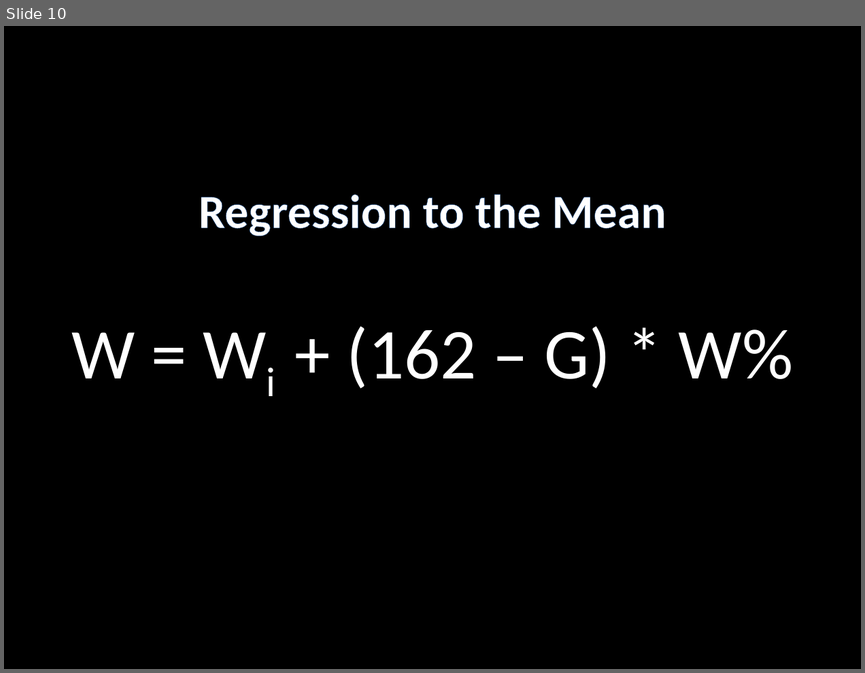
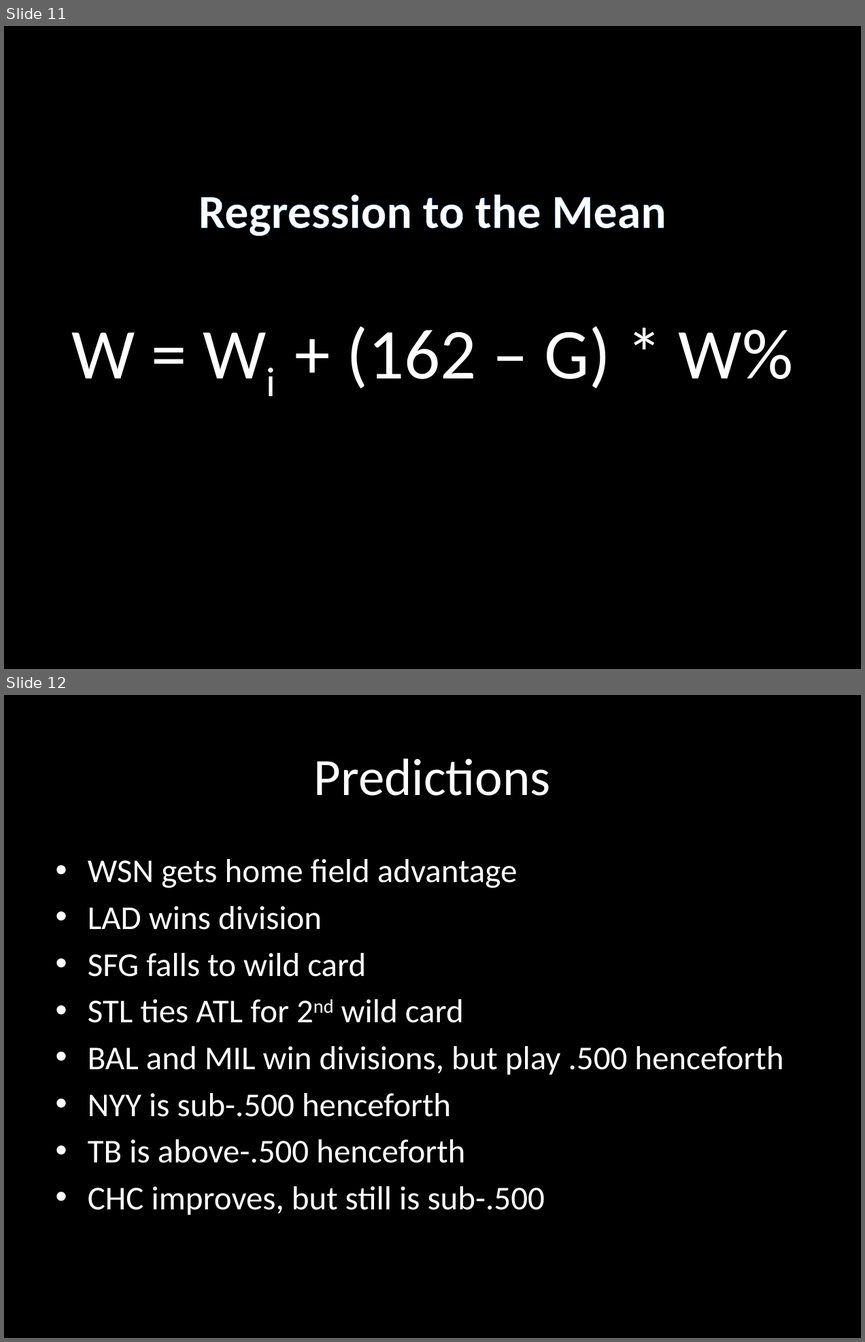
Before and after one commit to zyoung14/baseball-stats, a slide deck: Presentation.pptx. Shown one above the other, each under a label of ours: slide 10 before the commit, slides 11 and 12 after it. The pictures are 865x673 and 865x1342 pixels, drawn with LibreOffice and Linux fonts; fonts in the diff are those of the drawing. Boxes give left, top, right and bottom in pixels: in the first picture for what was removed or moved away, otherwise in the second. Text is boxed around its words. In the diff, an @@ line names an element or a change of style, - is before the commit and + after.

```diff
--- a/Presentation.pptx
+++ b/Presentation.pptx
@@ slide 12 added at <box>4,695,861,1338</box>, background #000000 @@
@@ title added at <box>313,758,550,796</box>, 44 pt, text #FFFFFF @@
+Predictions
@@ text added at <box>88,859,783,1215</box>, 28 pt, text #FFFFFF @@
+• WSN gets home field advantage
+• LAD wins division
+• SFG falls to wild card
+• STL ties ATL for 2nd wild card
+• BAL and MIL win divisions, but play .500 henceforth
+• NYY is sub-.500 henceforth
+• TB is above-.500 henceforth
+• CHC improves, but still is sub-.500
@@ what was slide 10 is now slide 11 @@
```
Also in this commit, not shown: 2 slides changed, 1 other slide added, 1 slide removed, 9 other files.
